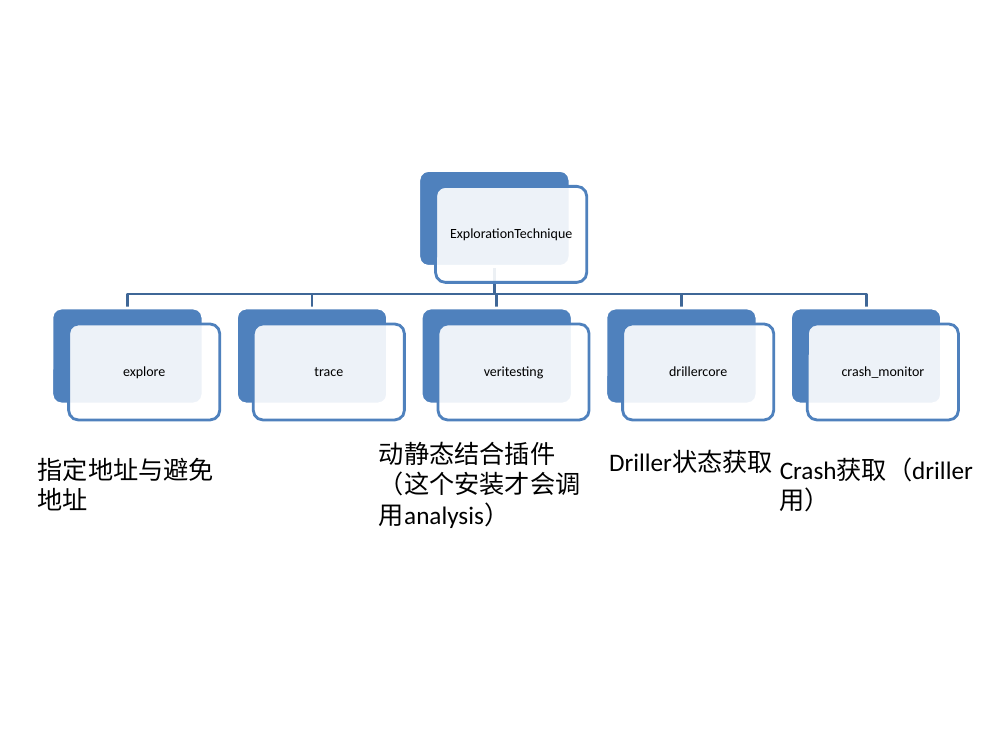
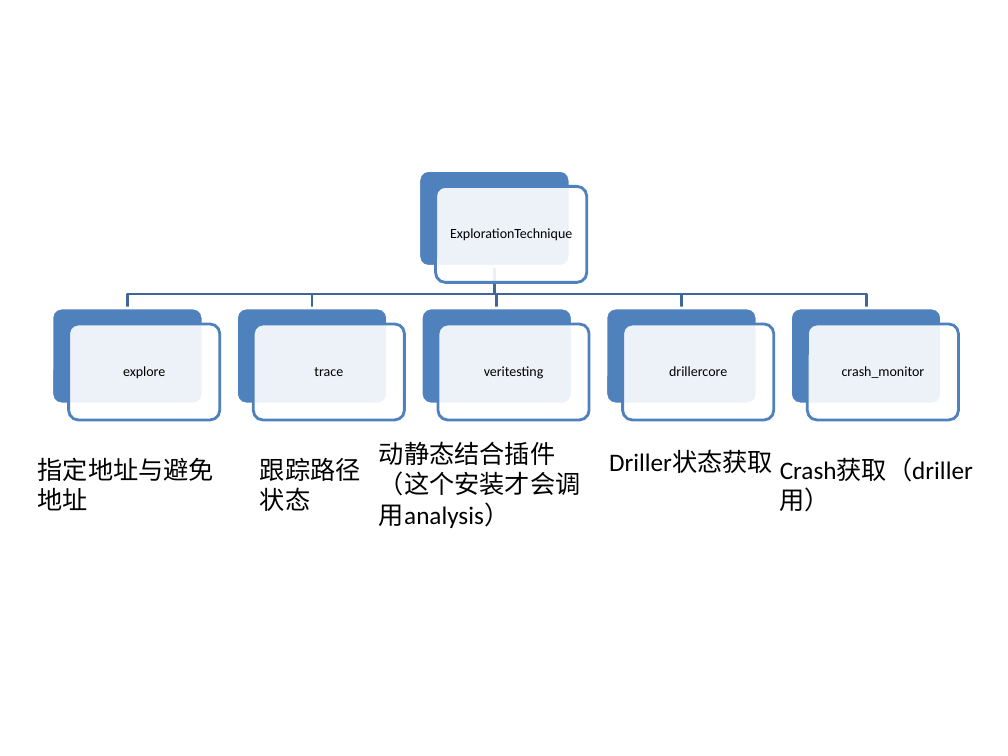
Before and after one commit to another1024/angr-analysis, a slide deck: slide 9 of 框架分析/angr分析.pptx. Drawn at 1008x756 pixels with LibreOffice and Linux fonts; fonts in the diff are those of the drawing. Boxes give left, top, right and bottom in pixels: in the first picture for what was removed or moved away, otherwise in the second. Text is boxed around its words. In the diff, an @@ line names an element or a change of style, - is before the commit and + after.

Commit message:
ppt

```diff
--- a/框架分析/angr分析.pptx
+++ b/框架分析/angr分析.pptx
@@ text added at (260,458,361,511), 18 pt, text #000000 @@
+跟踪路径状态
```
